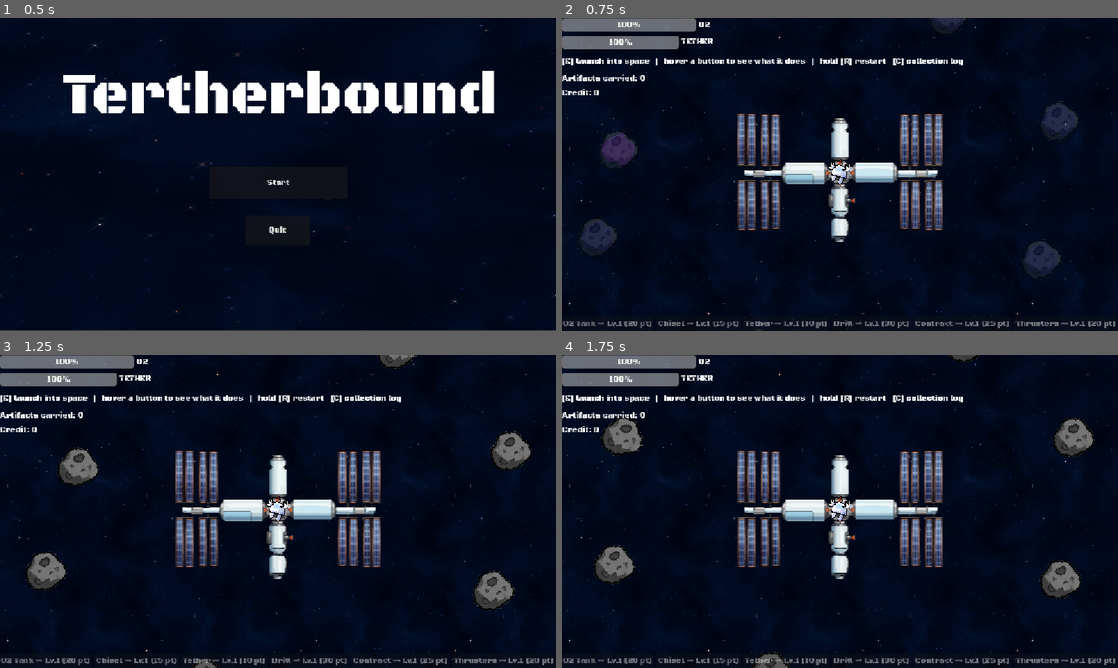
Above: before the commit, frames 1-4 (two rows, left to right).
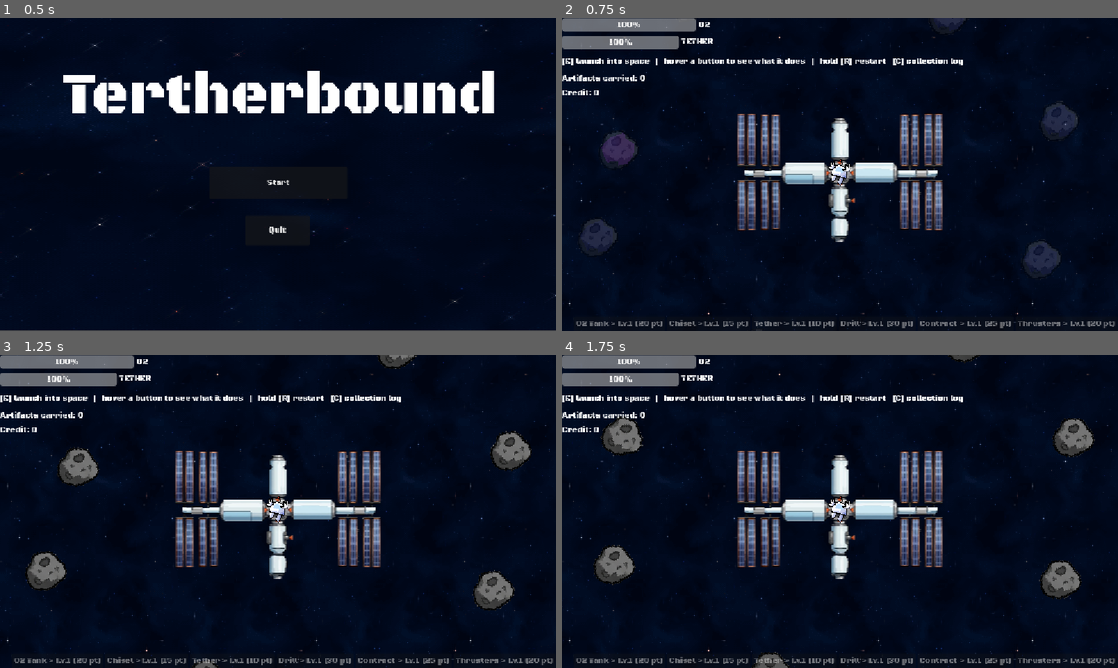
Above: after the commit, the same moments.

Repository: sirakit/Godot_Game_Jam_Project
Game: Godot game, scene res://Scenes/main_menu.tscn
The game is run twice, just before and just after one commit, with the same random seed, the same clock (stepped at 60 frames per second) and the same inputs.
Inputs (mouse positions are in pixels of both pictures, inside the frame that each line leads up to):
- Up to frame 1 (0.5 s): no input
- Up to frame 2 (0.75 s): click "Start" at 0.5 s
- Up to frame 3 (1.25 s): no input
- Up to frame 4 (1.75 s): move the mouse to (639, 467) at 1.27 s; hold D (move_right) from 1.28 s (still down); hold Space (chisel) from 1.28 s (still down)

Frame 1 is identical in both runs. In frame 2, 1.0% of the frame differs, in the area x 0-100%, y 96-100%; in frame 3, 1.0%; in frame 4, 1.0%.

Commit message:
Update UI.gd

Diff:
--- a/Scripts/UI.gd
+++ b/Scripts/UI.gd
@@ -98,7 +98,7 @@
 			continue
 		var cost := Game.get_upgrade_cost(id)
 		# "→ Lv.N" คือเลเวลที่ "กำลังจะซื้อ" เลยไม่มีทางโชว์ Lv.0 อีกต่อไป (แก้บั๊กข้อ 2)
-		btn.text = "%s → Lv.%d (%d pt)" % [UPGRADE_UI[id]["label"], Game.upgrade_levels[id] + 1, cost]
+		btn.text = "%s > Lv.%d (%d pt)" % [UPGRADE_UI[id]["label"], Game.upgrade_levels[id] + 1, cost]
 		btn.tooltip_text = UPGRADE_UI[id]["desc"]
 		btn.disabled = Game.points < cost
 
